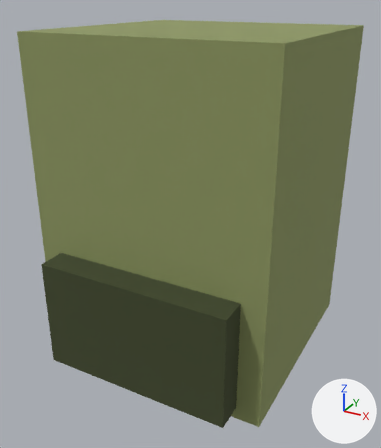
An edit to the FBX model assets/3d/export/pc_engineer_upper_leg.fbx, drawn before and after from the same camera.
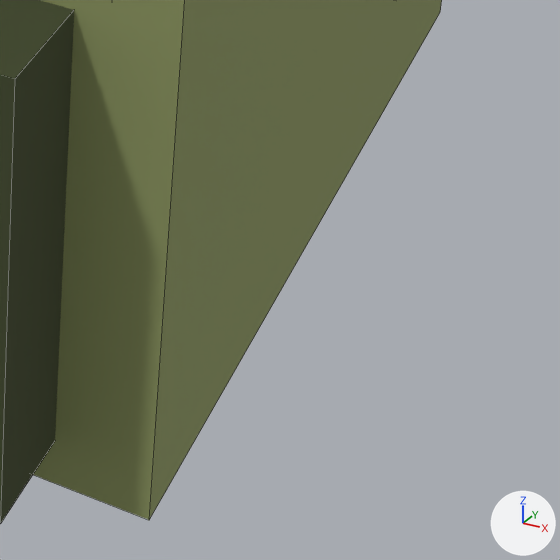
Old and new are each drawn whole from a 50 mm camera at (1.0, -1.93, 0.81) aimed at (-0.02, -0.07, -0.12) and again close up on the part from 58% to 94% of the width and 67% to 97% of the height. Lighting does not change. The marker at lower right points along +X, +Y and +Z. The older version's two pictures come first. The close-ups show mesh edges as thin lines.

Script lines for the objects in view, before the commit:
```python
me_pc_engineer_upper_leg = bpy.data.meshes.new('pc_engineer_upper_leg')
me_pc_engineer_upper_leg.from_pydata(...)  # a box spanning x -0.495..0.495, y -0.485..0.485, z -0.68..0.68; a box spanning x -0.4..0.4, y -0.6..-0.4, z -0.63..-0.17
me_pc_engineer_upper_leg.materials.append(mat_palette)  # picture img_palette_png
ob_pc_engineer_upper_leg = bpy.data.objects.new('pc_engineer_upper_leg', me_pc_engineer_upper_leg)
ob_pc_engineer_upper_leg.location = (0.0, 0.0, 0.0)
```
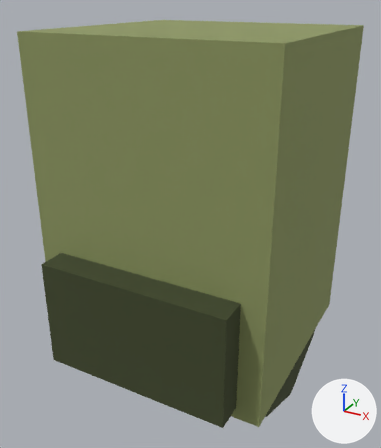
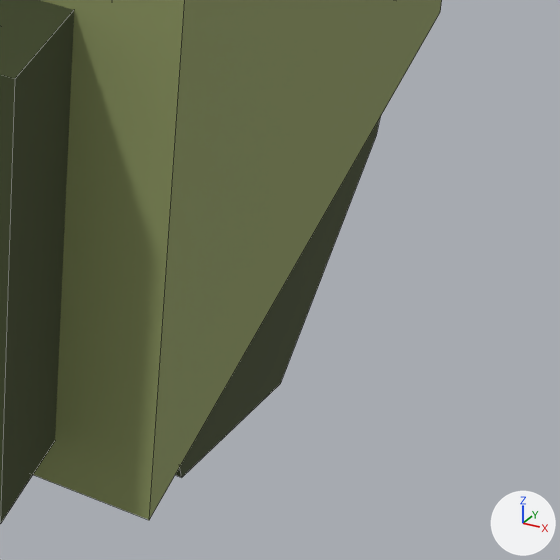
What differs and where, as boxes (x1, y1, x2, y2) in the close-ups (560 x 560 px):
part 1 of me_pc_engineer_upper_leg, added
    after: (175, 118, 380, 477)

The change, as a diff of the scene's bpy script:
```diff
--- a/assets/3d/export/pc_engineer_upper_leg.fbx.py
+++ b/assets/3d/export/pc_engineer_upper_leg.fbx.py
@@ me_pc_engineer_upper_leg @@
 # used by ob_pc_engineer_upper_leg; location = (0.0, 0.0, 0.0)
-me_pc_engineer_upper_leg.from_pydata(...)  # 16 vertices, 12 faces; spans x -0.495..0.495, y -0.6..0.485, z -0.68..0.68
+me_pc_engineer_upper_leg.from_pydata(...)  # 32 vertices, 22 faces; spans x -0.495..0.495, y -0.6..0.485, z -0.91..0.68
+# me_pc_engineer_upper_leg part 1: a new loose piece, an 8-sided cylinder along x spanning x -0.47..0.47, y -0.46..0.46, z -0.91..0.01, in mat_palette (picture img_palette_png)
 me_pc_engineer_upper_leg.materials.append(mat_palette)
```
